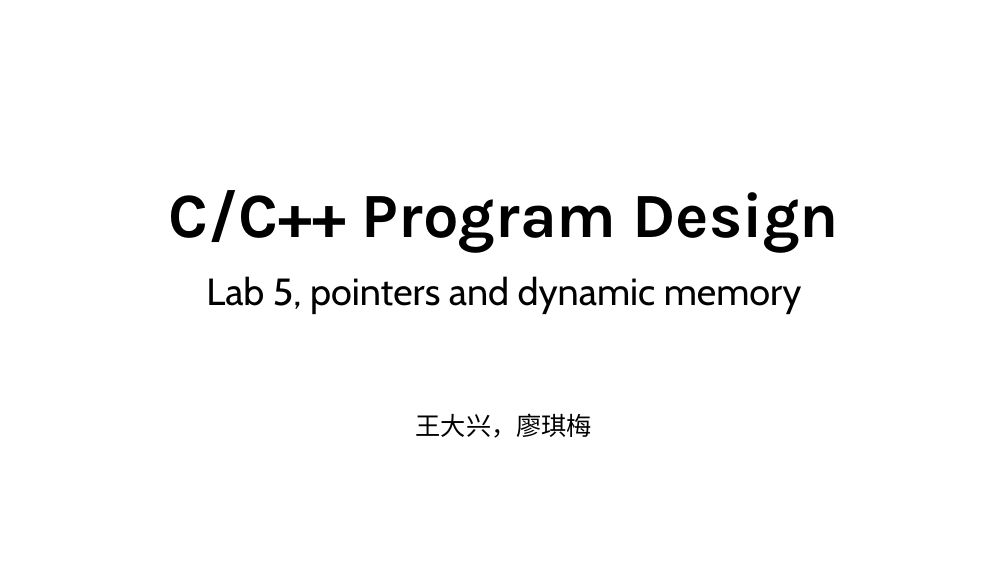
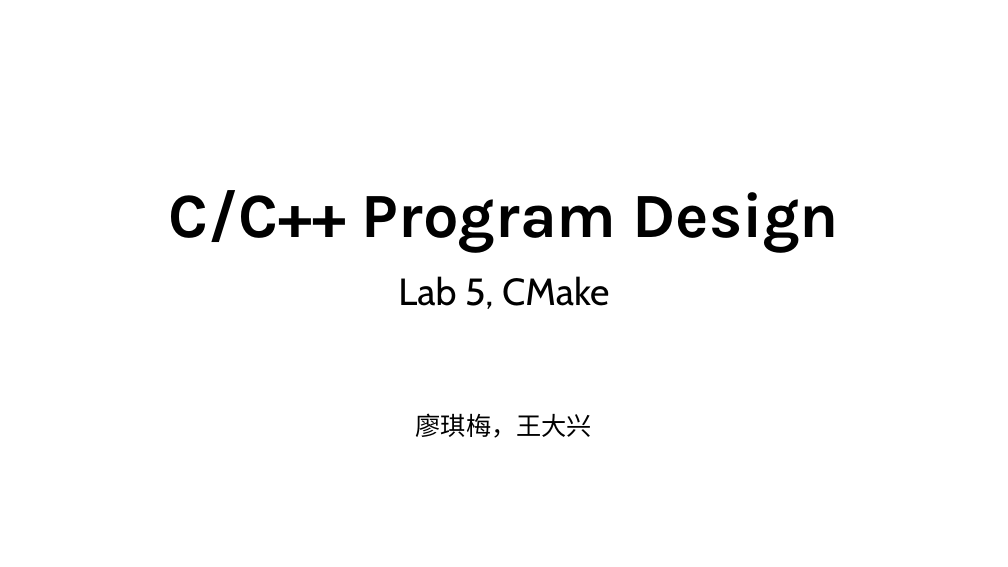
Before and after one commit to ShiqiYu/CPP, a slide deck: slide 1 of week05/Lab05.pptx. Drawn at 1008x567 pixels with LibreOffice and Linux fonts; fonts in the diff are those of the drawing; background and template pictures are left out. Boxes give left, top, right and bottom in pixels: in the first picture for what was removed or moved away, otherwise in the second. Text is boxed around its words. In the diff, an @@ line names an element or a change of style, - is before the commit and + after.

```diff
--- a/week05/Lab05.pptx
+++ b/week05/Lab05.pptx
@@ subtitle at (x1=398, y1=276, x2=609, y2=438): text changed @@
-Lab 5, pointers and dynamic memory
-王大兴，廖琪梅
+Lab 5, CMake
+廖琪梅，王大兴
```
Also in this commit, not shown: 1 other slide changed, 16 slides added, 24 slides removed.
